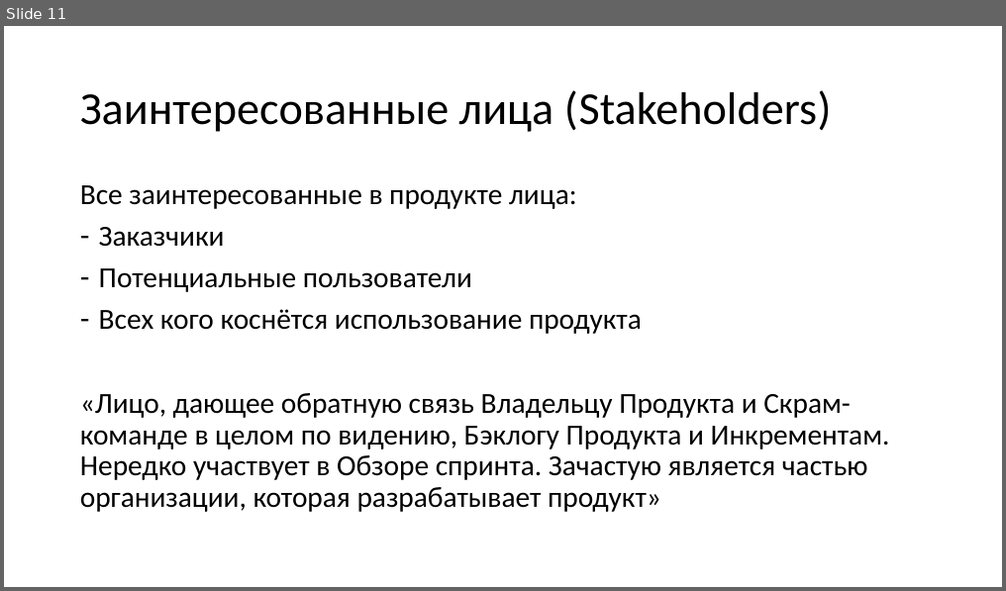
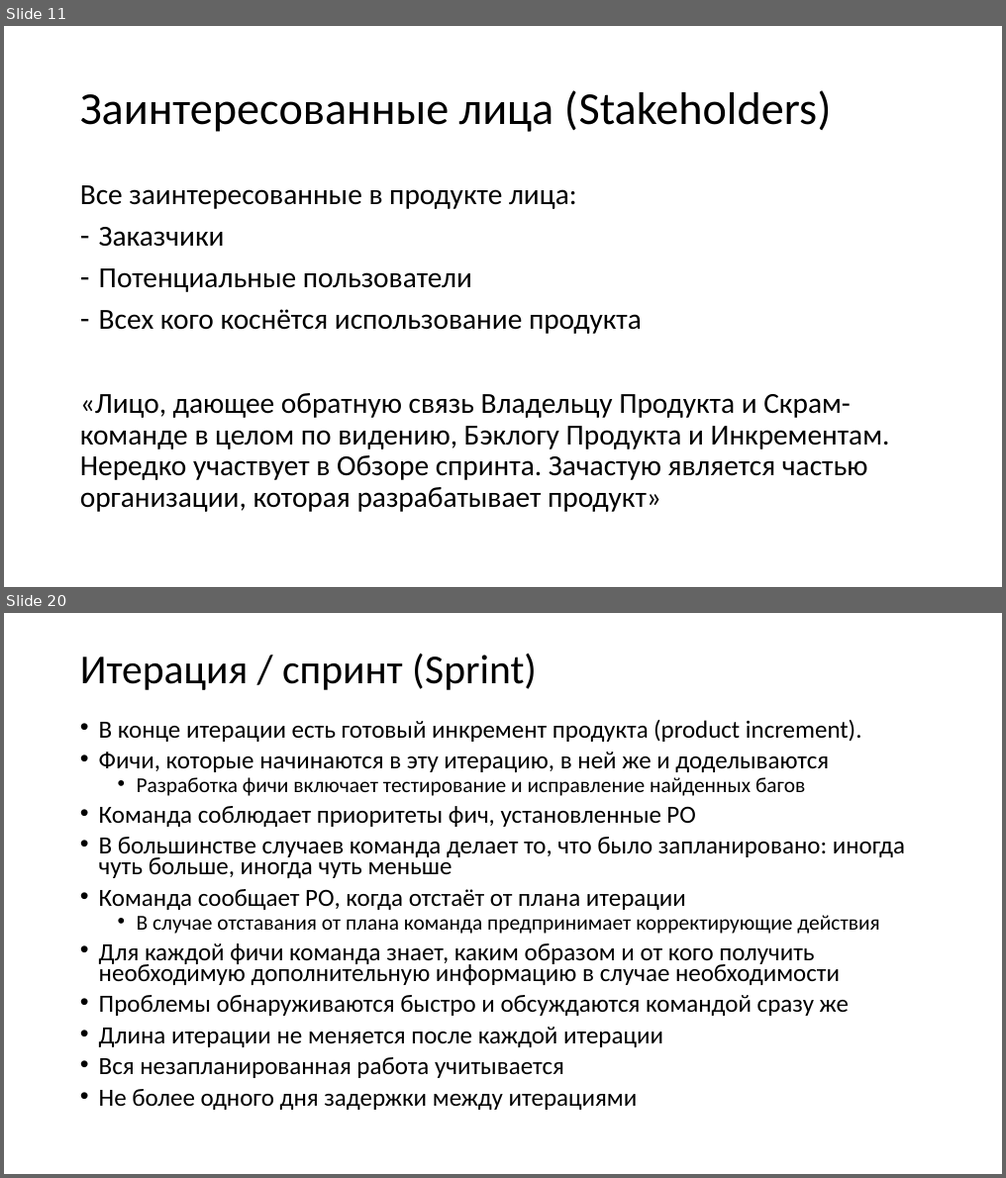
Before and after one commit to xtrueman/soft_dev_mgmt_course, a slide deck: slides/01-SCRUM.pptx. Shown one above the other, each under a label of ours: slide 11 before the commit, slides 11 and 20 after it; the slides between them are not shown. The pictures are 1006x591 and 1006x1178 pixels, drawn with LibreOffice and Linux fonts; fonts in the diff are those of the drawing. Boxes give left, top, right and bottom in pixels: in the first picture for what was removed or moved away, otherwise in the second. Text is boxed around its words. In the diff, an @@ line names an element or a change of style, - is before the commit and + after.

```diff
--- a/slides/01-SCRUM.pptx
+++ b/slides/01-SCRUM.pptx
@@ slide 20 added at [4, 613, 1002, 1174], background #FFFFFF @@
@@ title added at [80, 653, 537, 690], 39.6 pt, text #000000 @@
+Итерация / спринт (Sprint)
@@ text added at [99, 720, 905, 1110], 23.8 pt, text #000000 @@
+• В конце итерации есть готовый инкремент продукта (product increment).
+• Фичи, которые начинаются в эту итерацию, в ней же и доделываются
+  • Разработка фичи включает тестирование и исправление найденных багов
+• Команда соблюдает приоритеты фич, установленные PO
+• В большинстве случаев команда делает то, что было запланировано: иногда чуть больше, иногда чуть меньше
+• Команда сообщает PO, когда отстаёт от плана итерации
+  • В случае отставания от плана команда предпринимает корректирующие действия
+• Для каждой фичи команда знает, каким образом и от кого получить необходимую дополнительную информацию в случае необходимости
+• Проблемы обнаруживаются быстро и обсуждаются командой сразу же
+• Длина итерации не меняется после каждой итерации
+• Вся незапланированная работа учитывается
+• Не более одного дня задержки между итерациями
```
Also in this commit, not shown: 2 slides changed, 11 other slides added, 6 other files.
